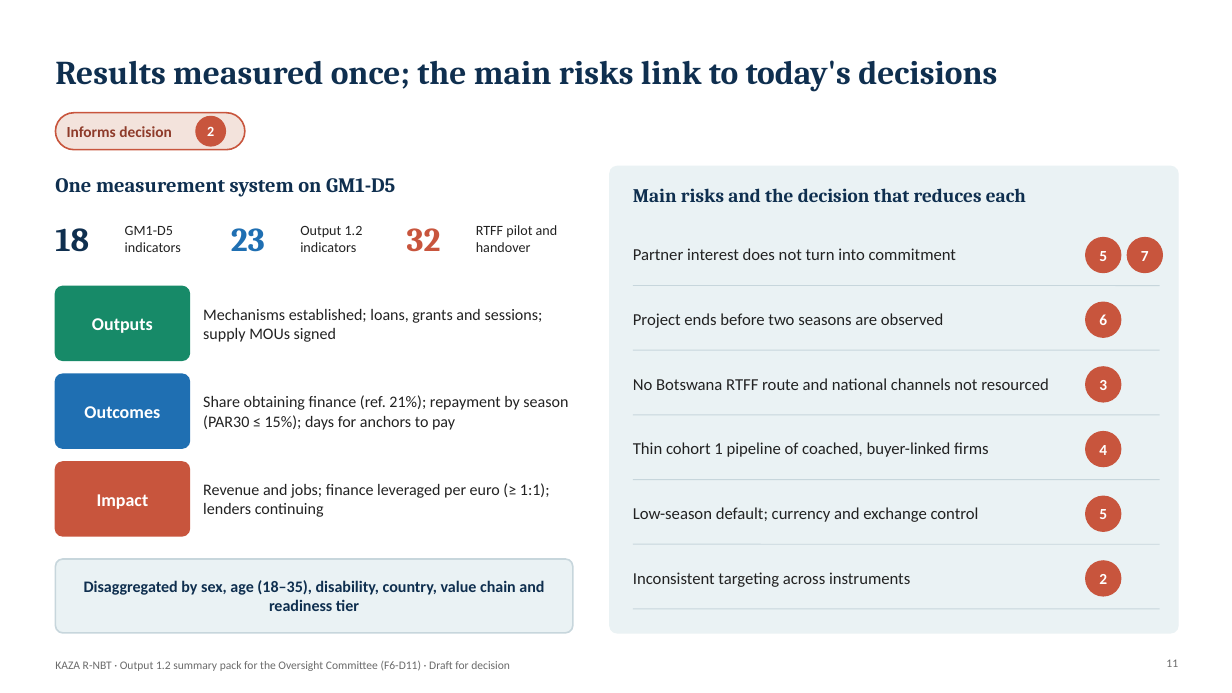
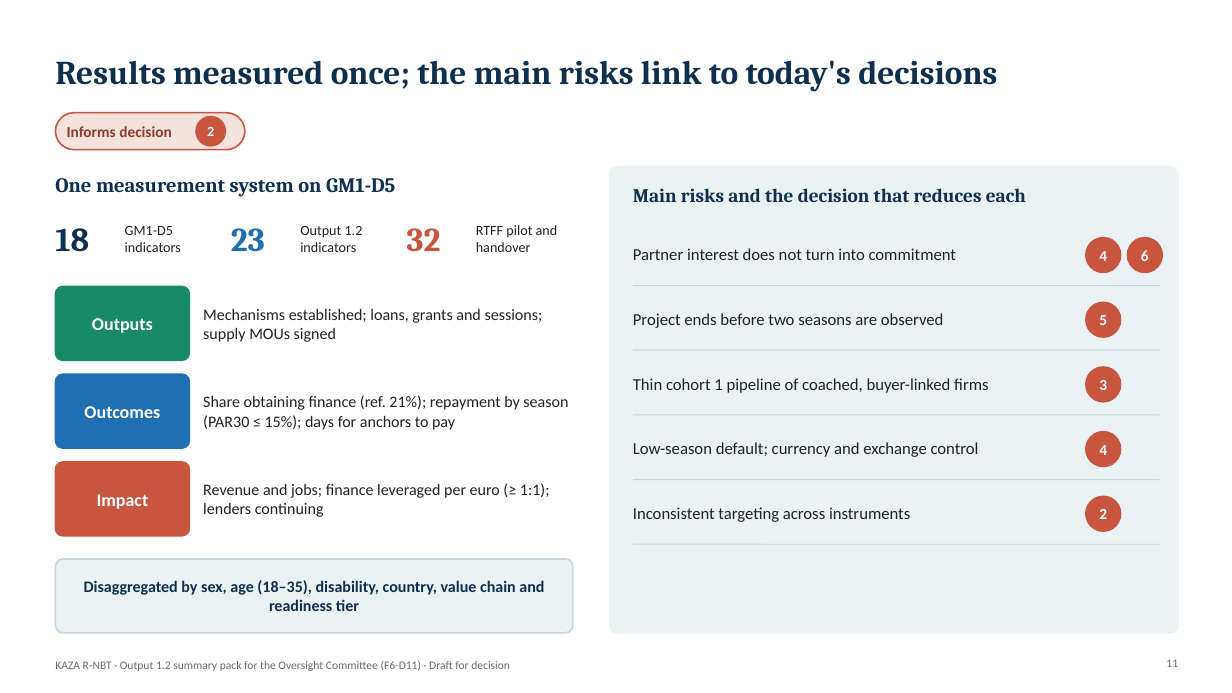
Before and after one commit to modestanz/GIZ-Works, a slide deck: slide 11 of deliverables/F6-D11_Output_1.2_Summary_Pack_Oversight_Committee.pptx. Drawn at 1232x693 pixels with LibreOffice and Linux fonts; fonts in the diff are those of the drawing; background and template pictures are left out. Boxes give left, top, right and bottom in pixels: in the first picture for what was removed or moved away, otherwise in the second. Text is boxed around its words. In the diff, an @@ line names an element or a change of style, - is before the commit and + after.

```diff
--- a/deliverables/F6-D11_Output_1.2_Summary_Pack_Oversight_Committee.pptx
+++ b/deliverables/F6-D11_Output_1.2_Summary_Pack_Oversight_Committee.pptx
@@ text "6": place and size @@
-text "6" at <box>1099,314,1107,325</box>
+text "6" at <box>1141,250,1149,261</box>
@@ text added at <box>1099,251,1107,261</box>, 12 pt, text #FFFFFF, bold @@
+4
@@ text removed at <box>1141,251,1149,261</box> @@
-7
@@ text "5": place and size @@
-text "5" at <box>1099,251,1107,261</box>
+text "5" at <box>1099,315,1107,325</box>
@@ text removed at <box>633,378,1048,390</box> @@
-No Botswana RTFF route and national channels not resourced
@@ 4 texts: place and size @@
-4 texts at <box>633,442,1107,587</box>
+4 texts at <box>633,378,1107,522</box>
@@ text removed at <box>1099,509,1107,519</box> @@
-5
@@ ellipse removed at <box>1086,561,1121,596</box> @@
@@ line removed from (633, 609) to (1160, 609) @@
```
Also in this commit, not shown: 12 other slides changed, 14 other files.
